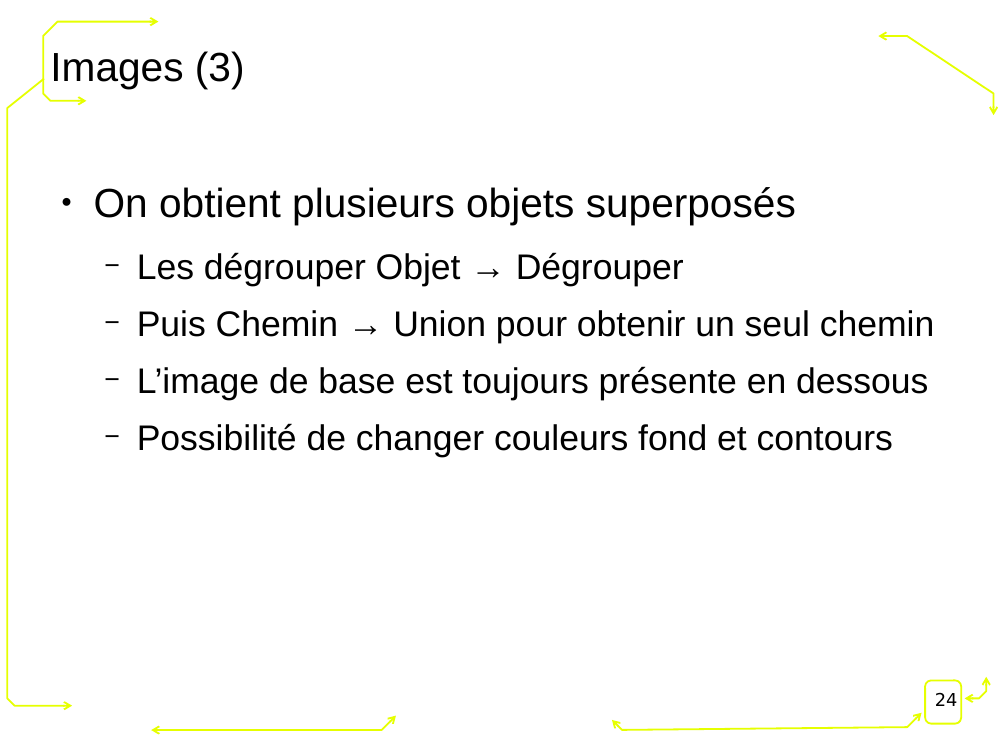
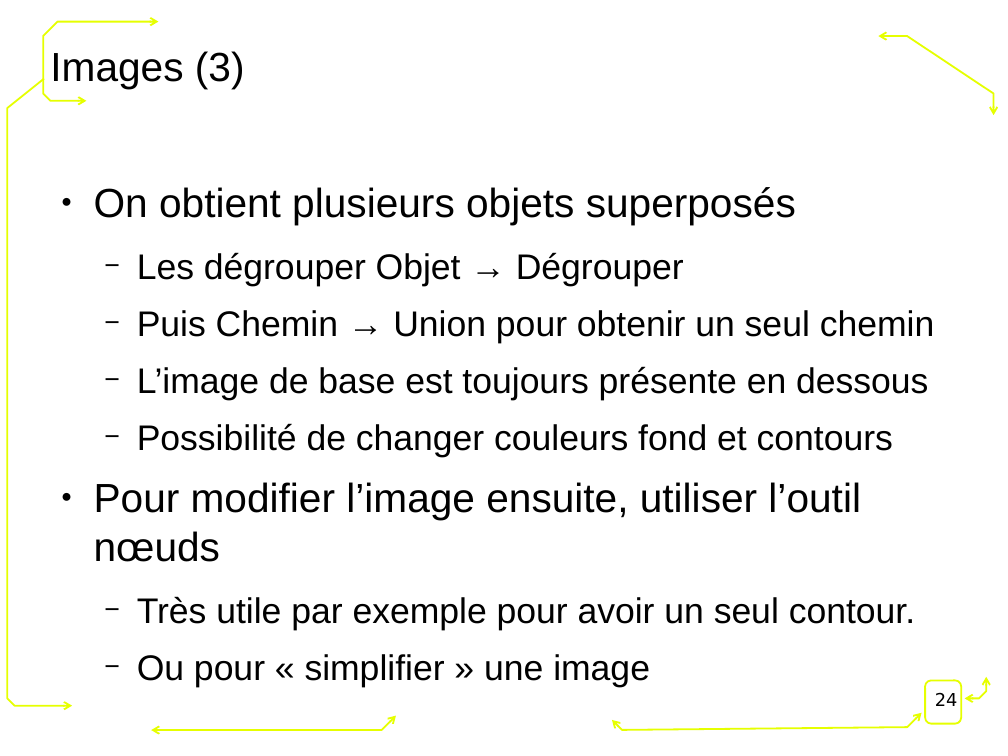
Before and after one commit to FablabLannion/Formation-Fondation-Orange, a slide deck: slide 24 of conception2D.odp. Drawn at 1008x756 pixels with LibreOffice and Linux fonts; fonts in the diff are those of the drawing; background and template pictures are left out. Boxes give left, top, right and bottom in pixels: in the first picture for what was removed or moved away, otherwise in the second. Text is boxed around its words. In the diff, an @@ line names an element or a change of style, - is before the commit and + after.

```diff
--- a/conception2D.odp
+++ b/conception2D.odp
@@ text at [94, 482, 915, 687]: paragraphs added @@
+● Pour modifier l’image ensuite, utiliser l’outil nœuds
+  − Très utile par exemple pour avoir un seul contour.
+  − Ou pour « simplifier » une image
```
Also in this commit, not shown: 6 other slides changed.
